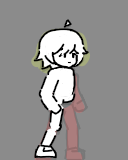
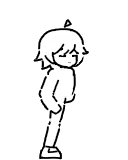
Two versions of the same layered image (128x160). Layer-by-layer changes:
painted on "Paint Layer 12" over [0, 0, 64, 128]
painted on "Paint Layer 8" over [0, 0, 128, 64]
painted on "Paint Layer 6" over [0, 0, 128, 64]
painted on "Paint Layer 10" over [64, 0, 128, 64]
showed "blink" over [0, 0, 128, 64]
hid "Paint Layer 27" over [0, 0, 128, 64]
painted on "face" (2nd of 2, in "head" › "face") over [0, 0, 128, 128]
moved "back_hair" above "leg" over [0, 0, 128, 128]
painted on "Paint Layer 42" over [0, 1, 128, 160]
painted on "Paint Layer 39" over [0, 60, 128, 160]
renamed "Paint Layer 41" to "Paint Layer 43", painted on it over [0, 64, 64, 160]
painted on "Paint Layer 40" over [0, 59, 66, 160]
painted on "Paint Layer 38" over [0, 59, 128, 160]
painted on "Paint Layer 37" over [0, 62, 128, 160]
hid "Paint Layer 3" over [0, 0, 128, 160]
hid "Paint Layer 2", painted on it over [0, 0, 128, 160]
hid "Background", painted on it over [0, 0, 128, 160]
